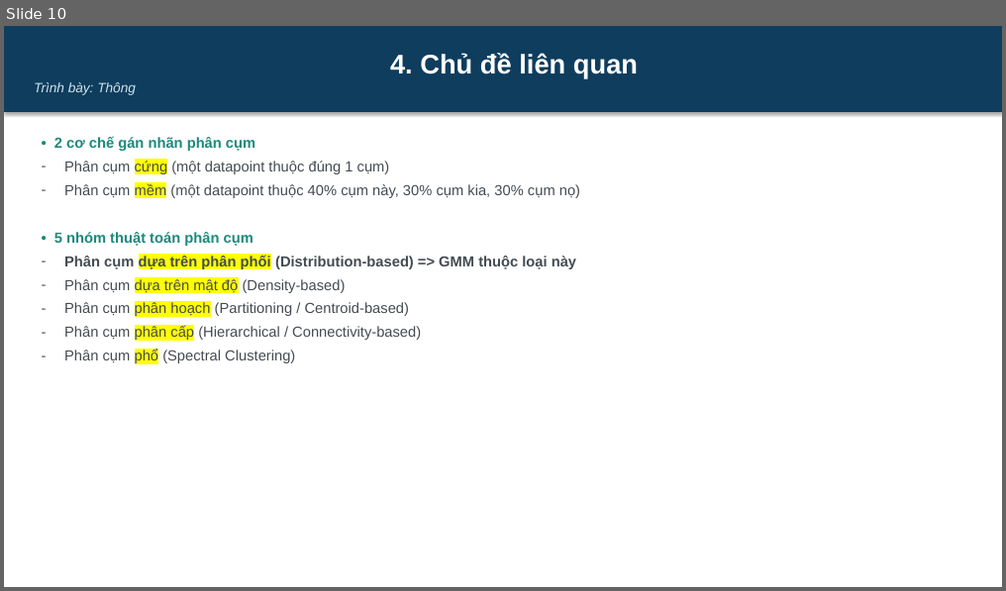
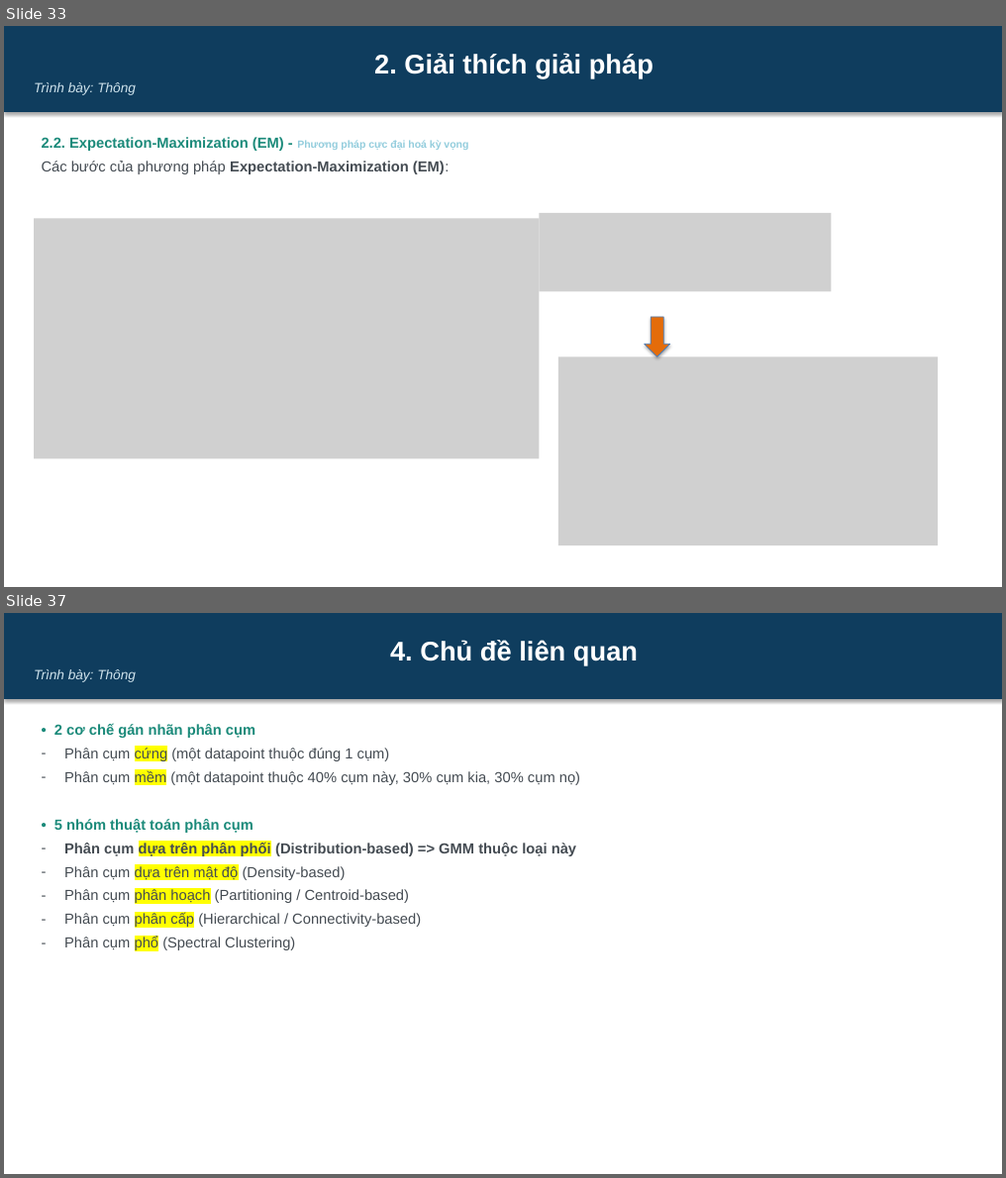
Before and after one commit to dinhdatthong1809/gaussian-mixture-model, a slide deck: Slide.pptx. Shown one above the other, each under a label of ours: slide 10 before the commit, slides 33 and 37 after it; the slides between them are not shown. The pictures are 1006x591 and 1006x1178 pixels, drawn with LibreOffice and Linux fonts; fonts in the diff are those of the drawing; grey boxes stand for pictures. Boxes give left, top, right and bottom in pixels: in the first picture for what was removed or moved away, otherwise in the second. Text is boxed around its words. In the diff, an @@ line names an element or a change of style, - is before the commit and + after.

```diff
--- a/Slide.pptx
+++ b/Slide.pptx
@@ slide 33 added at bbox=[4, 26, 1002, 587], background #FFFFFF @@
@@ rectangle added at bbox=[4, 26, 1002, 112], fill #0F3D5E, 26 pt, text #FFFFFF, bold @@
+2. Giải thích giải pháp
+Trình bày: Thông
@@ text added at bbox=[42, 137, 468, 174], 14 pt, text #444B52, bold @@
+2.2. Expectation-Maximization (EM) - Phương pháp cực đại hoá kỳ vọng
+Các bước của phương pháp Expectation-Maximization (EM):
@@ picture added at bbox=[34, 218, 540, 459] @@
@@ picture added at bbox=[540, 213, 832, 291] @@
@@ down arrow added at bbox=[645, 317, 670, 357], fill #E46C0A, outline #4B7EBC 0.75 pt @@
@@ picture added at bbox=[558, 357, 939, 546] @@
@@ what was slide 10 is now slide 37 @@
```
Also in this commit, not shown: 8 slides changed, 28 other slides added, 4 slides removed.
